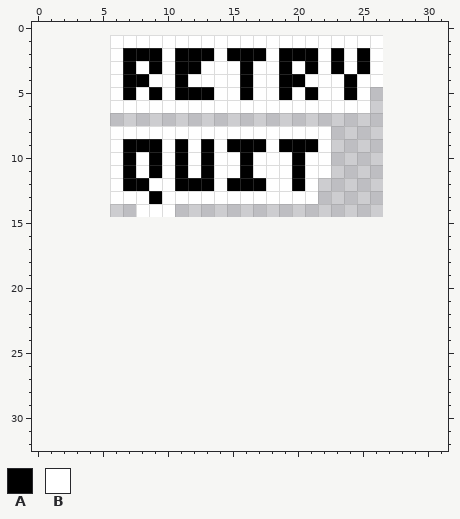
Pixel-art sprite, stored at Assets/Sprites/ui/gameover/buttons.png. The picture above is the old version.
The file is 21x14 pixels. The old version is drawn lined up with the new one, on the new canvas.
Palette (. is transparent): A #000000  B #ffffff
Pixels before, first column x 6:
 1 BBBBBBBBBBBBBBBBBBBBB
 2 BAAABAAABAAABAAABABAB
 3 BABABAABBBABBABABABAB
 4 BAABBABBBBABBAABBBABB
 5 BABABAAABBABBABABBAB.
 6 BBBBBBBBBBBBBBBBBBBB.
 7 .....................
 8 BBBBBBBBBBBBBBBBB....
 9 BAAABABABAAABAAAB....
10 BABABABABBABBBABB....
11 BABABABABBABBBABB....
12 BAABBAAABAAABBAB.....
13 BBBABBBBBBBBBBBB.....
14 ..BBB................
And afterwards:
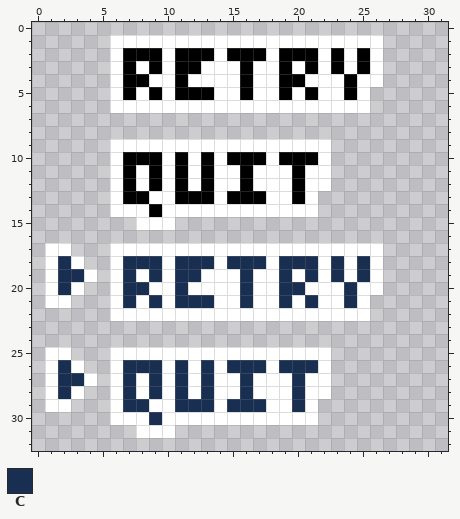
Colours new in this view: C #192f52
Edits made:
canvas 21x14 -> 32x33, the old top-left corner now at 6,1
Changed rows in their new state; - is an unchanged pixel.
first column x 1:
 8 -----.................----
 9 ------BBB-B-B-BBB-BBB-----
10 -------A------A-A-A-A-----
12 -------BA--B--B-B----B----
13 ------AAB-AAA-AAA--A------
14 -----BB-A-BBBBBBBBBBB-----
15 -------BBB----------------
17 BB---BBBBBBBBBBBBBBBBBBBBB
18 BCB--BCCCBCCCBCCCBCCCBCBCB
19 BCCB-BCBCBCCBBBCBBCBCBCBCB
20 BCB--BCCBBCBBBBCBBCCBBBCBB
21 BB---BCBCBCCCBBCBBCBCBBCB-
22 -----BBBBBBBBBBBBBBBBBBBB-
25 BB---BBBBBBBBBBBBBBBBB----
26 BCB--BCCCBCBCBCCCBCCCB----
27 BCCB-BCBCBCBCBBCBBBCBB----
28 BCB--BCBCBCBCBBCBBBCBB----
29 BB---BCCBBCCCBCCCBBCB-----
30 -----BBBCBBBBBBBBBBBB-----
31 -------BBB----------------
Boxes around the changes in both pictures, in picture pixels (x1, y1, x2, y2):
changed: (45, 126, 383, 438)
